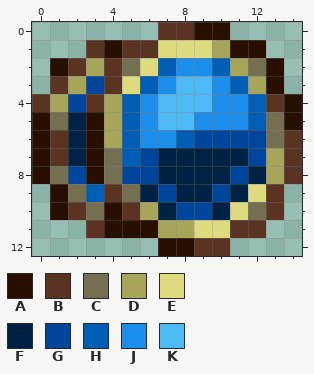
One commit to this pixel-art sprite: Content/Items/Yoyos/CobaltYoyo.png. That is the earlier state.
The file is 30x26 pixels, drawn in blocks of 2x2; one block is one cell here.
Palette (. is transparent): A #280f00  B #5a3322  C #756f52  D #a6a55a  E #dedb7e  F #002345  G #00469c  H #005eb5  J #1b8deb  K #4ebaf5
Now the later version:
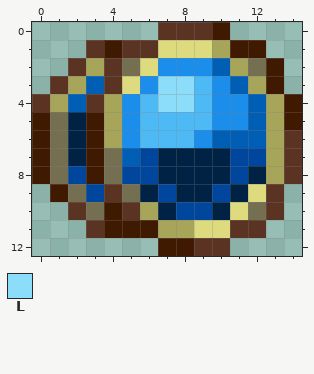
Colours new in this view: L #8cddf9
From old to new:
Colour A changes from #280f00 to #401a00.
The edit turns colour A into colour B in row 0 at x 9.
The edit turns colour B into colour C in rows 6 to 7 at x 1.
The edit turns colour B into colour D in row 4 at x 13.
The edit turns colour C into colour D in rows 5 to 6 at x 13.
The edit turns colour F into colour G in row 7 at x 11.
The edit turns colour H into colour G in row 9 at x 3.
The edit turns colour G into colour H in row 3 at x 3; in row 4 at x 2; in row 6 at x 10 to 12.
The edit turns colour G into colour J in row 6 at x 9.
The edit turns colour H into colour J in row 2 at x 7; in row 3 at x 6; in rows 4 to 6 at x 5.
The edit turns colour H into colour K in row 6 at x 8.
The edit turns colour J into colour K in row 4 at x 6; in row 5 at x 6 and 9; in row 6 at x 6 to 7.
The edit turns colour J into colour L in row 3 at x 7.
The edit turns colour K into colour L in row 3 at x 8; in row 4 at x 7 to 8.
The author cleared colour A in row 2 at x 1; in row 10 at x 1.
Pixel boxes of the changes (left, top, right, bottom) in both pictures:
changed: (32, 22, 302, 256)
